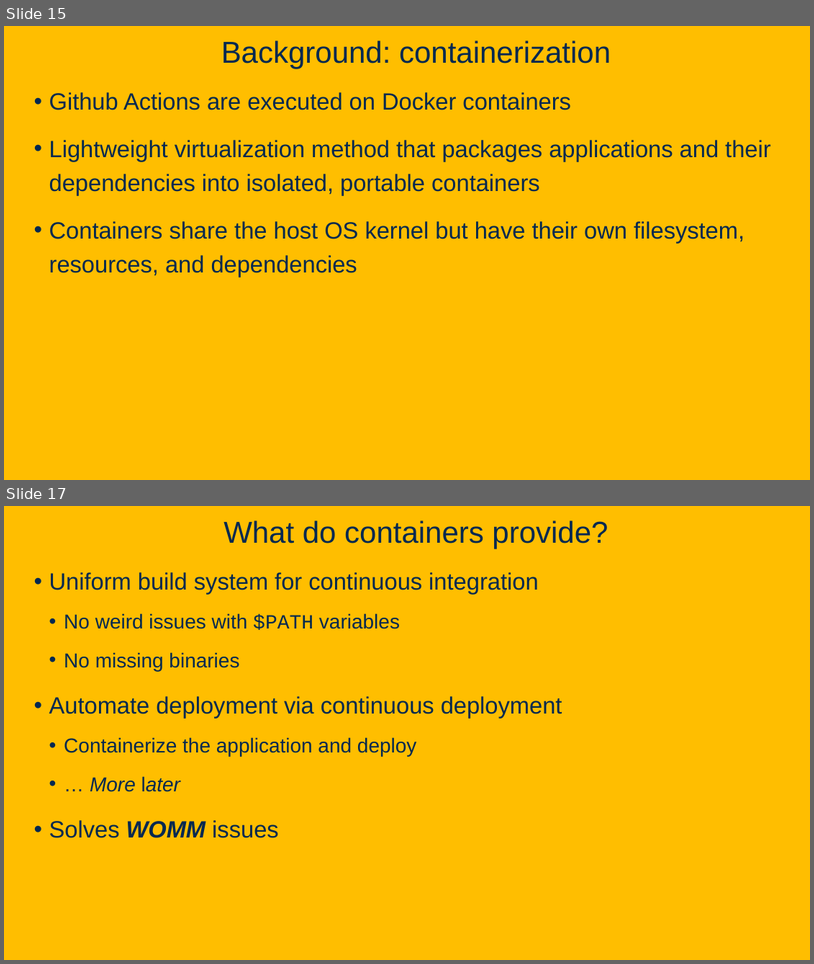
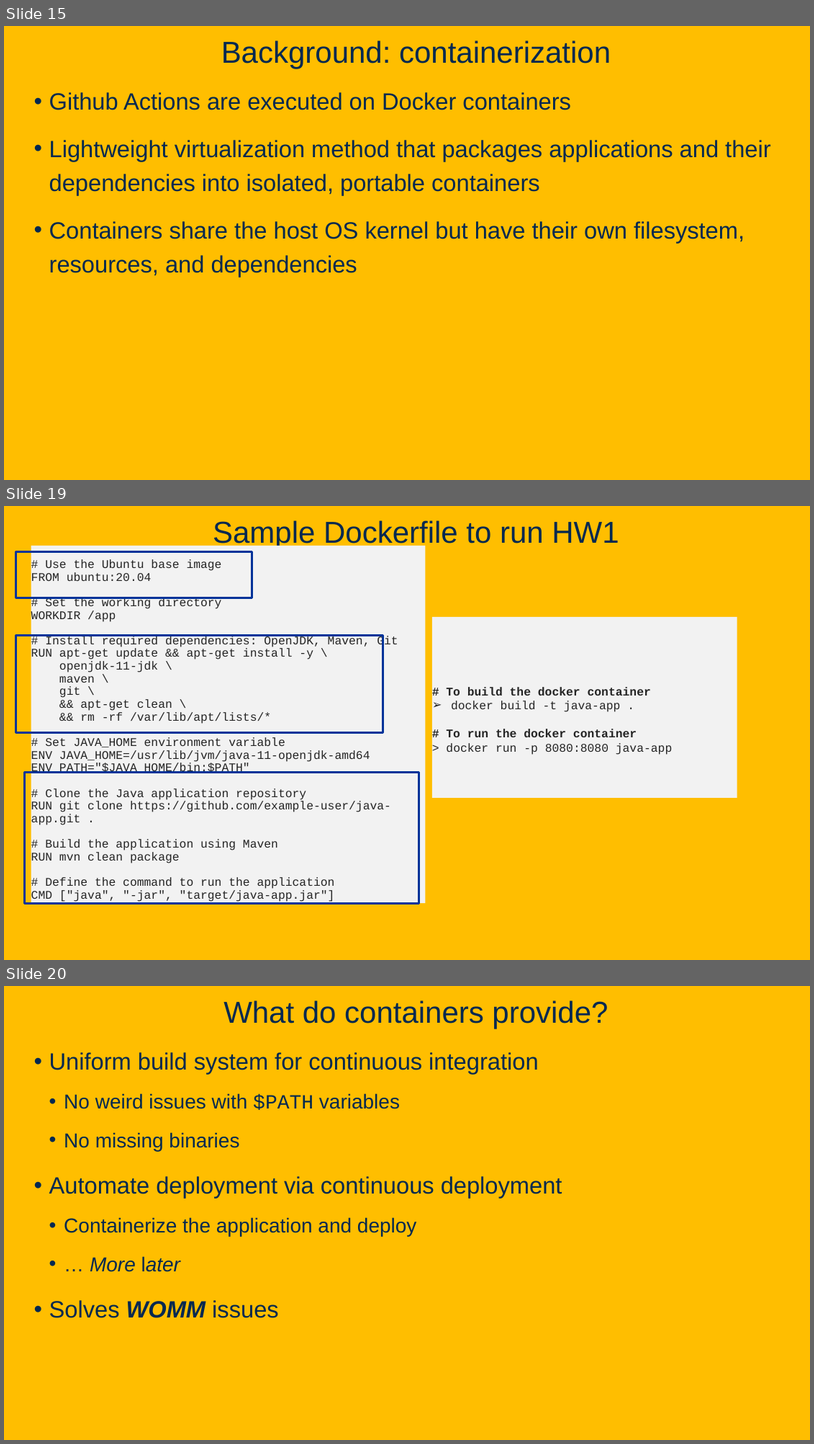
Before and after one commit to davsec-teaching/ecs160-f25, a slide deck: slides/4_unit_testing_mocking_frameworks_CI.pptx. Shown one above the other, each under a label of ours: slides 15 and 17 before the commit, slides 15, 19 and 20 after it; the slides between them are not shown. The pictures are 814x964 and 814x1444 pixels, drawn with LibreOffice and Linux fonts; fonts in the diff are those of the drawing; background and template pictures are left out. Boxes give left, top, right and bottom in pixels: in the first picture for what was removed or moved away, otherwise in the second. Text is boxed around its words. In the diff, an @@ line names an element or a change of style, - is before the commit and + after.

```diff
--- a/slides/4_unit_testing_mocking_frameworks_CI.pptx
+++ b/slides/4_unit_testing_mocking_frameworks_CI.pptx
@@ slide 19 added at (x1=4, y1=506, x2=810, y2=960), background picture (left out) @@
@@ title added at (x1=213, y1=520, x2=619, y2=548), 36 pt, text #022850 @@
+Sample Dockerfile to run HW1
@@ text added at (x1=31, y1=546, x2=426, y2=903), fill #F2F2F2, 14 pt, text #242424 @@
+# Use the Ubuntu base image
+FROM ubuntu:20.04
+# Set the working directory
+WORKDIR /app
+# Install required dependencies: OpenJDK, Maven, Git
+RUN apt-get update && apt-get install -y \
+openjdk-11-jdk \
+maven \
+git \
+&& apt-get clean \
+&& rm -rf /var/lib/apt/lists/*
+# Set JAVA_HOME environment variable
+ENV JAVA_HOME=/usr/lib/jvm/java-11-openjdk-amd64
+ENV PATH="$JAVA_HOME/bin:$PATH"
+# Clone the Java application repository
+RUN git clone https://github.com/example-user/java-app.git .
+# Build the application using Maven
+RUN mvn clean package
+# Define the command to run the application
+CMD ["java", "-jar", "target/java-app.jar"]
@@ rectangle added at (x1=16, y1=552, x2=252, y2=598), outline #003399 2.5 pt @@
@@ rectangle added at (x1=432, y1=617, x2=738, y2=798), fill #F2F2F2, 14 pt, text #242424 @@
+# To build the docker container
+➢ docker build -t java-app .
+# To run the docker container
+> docker run -p 8080:8080 java-app
@@ rectangle added at (x1=16, y1=636, x2=383, y2=733), outline #003399 2.5 pt @@
@@ rectangle added at (x1=25, y1=772, x2=419, y2=903), outline #003399 2.5 pt @@
@@ what was slide 17 is now slide 20 @@
```
Also in this commit, not shown: 2 slides changed, 2 other slides added, 2 other files.
